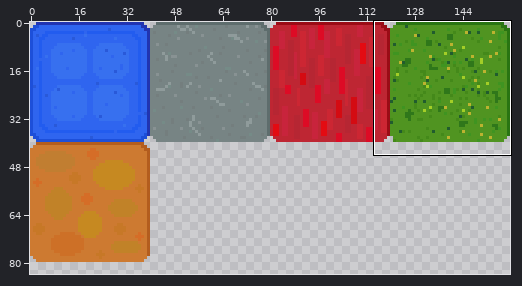
Sprite sheet, stored at out/production/Tetris/img/blockSheet.png. Above: a wide view before the commit, with the close-up outlined.
Close-up. Before the edit:
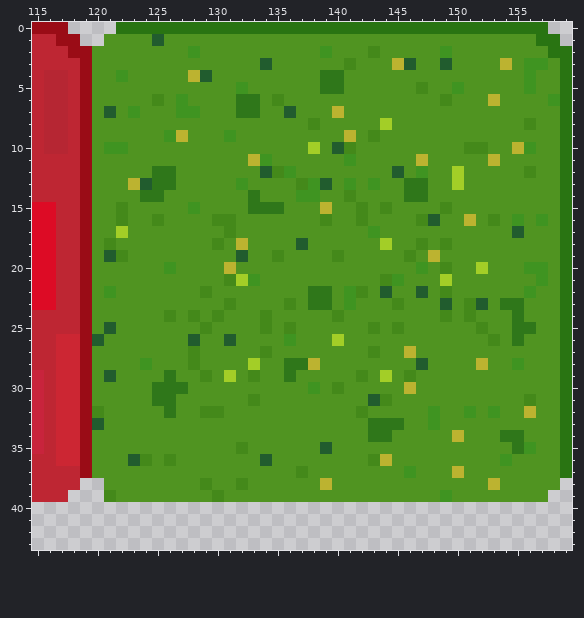
The file is 160x160 pixels. Colours within 5 levels of each other are drawn and written as one. Shown: x 115..159, y 0..43. The wide view leaves out empty margins. The commit also changed other parts of the picture, which this record leaves out.
And afterwards:
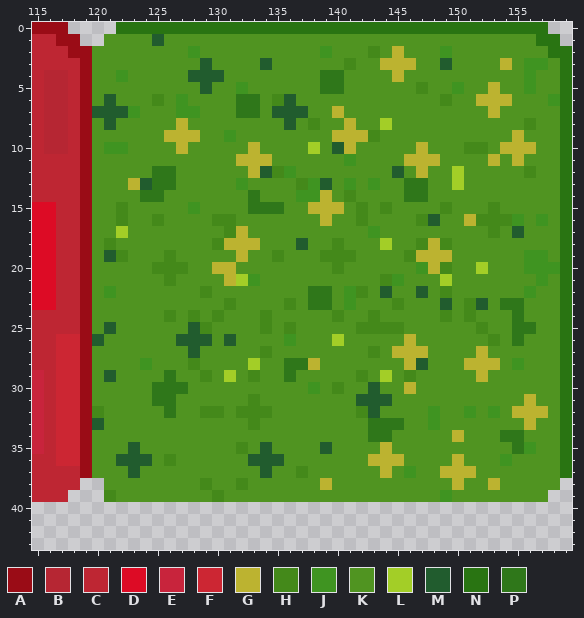
Palette (. is transparent): A #9a0c16  B #b62633  C #be2633  D #dd0b25  E #c8243c  F #cc2633  G #bcb330  H #44891a  J #3f9421  K #509421  L #a3ce27  M #215c2e  N #297412  P #2f771a
The edit:
Changed rows in their new state; - is an unchanged pixel.
first column x 120:
 2 -------------------------G-------------
 3 ---------M--------------G-G------------
 4 --------M-M--------------G-------------
 5 ---------M-----------------------G-----
 6 -M--------------M---------------G-G----
 7 M-M------------M-M---------------G-----
 8 -M-----G--------M----G-----------------
 9 ------G-G-----------G-G------------G---
10 -------G-----G-------G-----G------G-G--
11 ------------G-G-----------G-G------G---
12 -------------G-------------G-----------
14 -------------------G-------------------
15 ------------------G-G------------H-----
16 -------------------G------------H-H----
17 ------------G--------------------H-----
18 -----------G-G------H-------G----------
19 ------H-----G------H-H-----G-G------JJ-
20 -----HHH--G---------H-------G---------J
21 ------H----G---------------------------
24 -----------------------H---------------
25 --------M-------------H-H--------------
26 -------M-M----------------G------------
27 --------M----------------G-G----G------
28 --------------------------G----G-G-----
29 --------------------------------G------
30 -----------------------M---------------
31 ----------------------M-M-----------G--
32 ------------HHH--------M-----------G-G-
33 -------------H----------------------G--
35 ---M----------M---------G--------------
36 --M-M--------M-M-------G-G----G--------
37 ---M----------M---------G----G-G-------
38 ------------------------------G--------
Boxes around the changes in both close-ups, in picture pixels (x1, y1, x2, y2):
changed: (92, 46, 560, 490)
